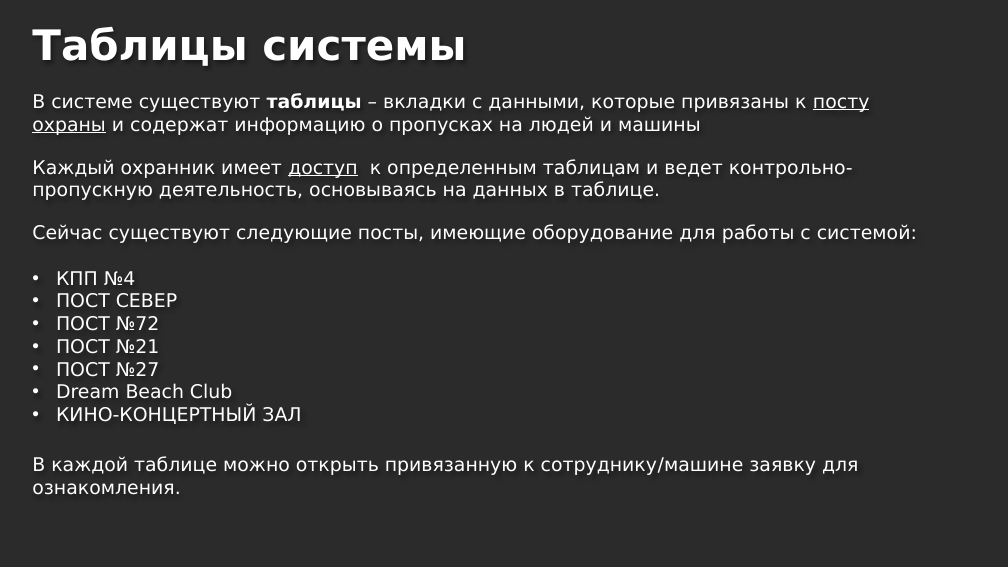
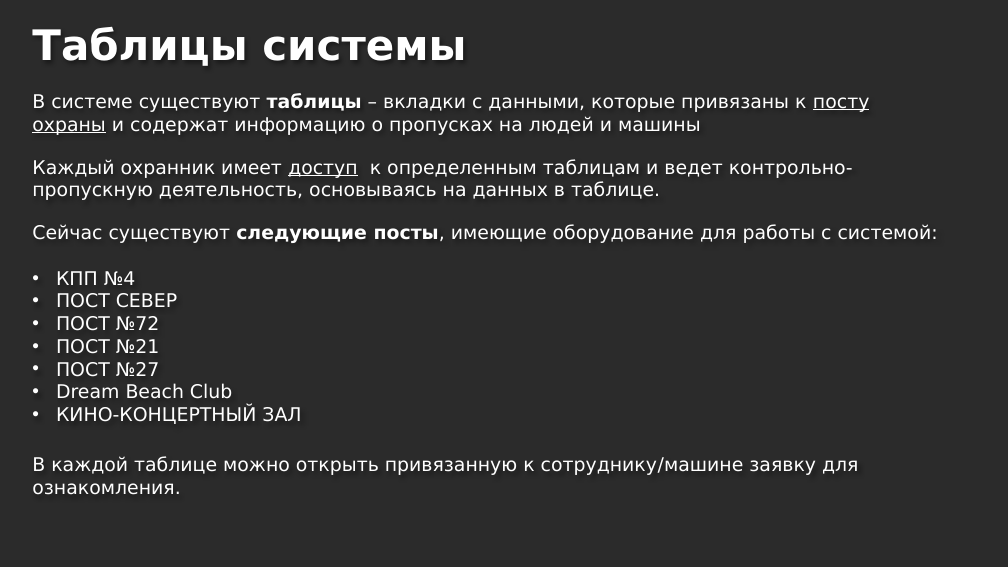
Before and after one commit to buropropuskov/systemburo, a slide deck: slide 13 of Презентация Бюро.pptx (slide 12 before the commit). Drawn at 1008x567 pixels with LibreOffice and Linux fonts; fonts in the diff are those of the drawing; background and template pictures are left out; a plain dark background stands for a picture behind light text. Boxes give left, top, right and bottom in pixels: in the first picture for what was removed or moved away, otherwise in the second. Text is boxed around its words. In the diff, an @@ line names an element or a change of style, - is before the commit and + after.

```diff
--- a/Презентация Бюро.pptx
+++ b/Презентация Бюро.pptx
@@ text at box(32, 224, 938, 243): bold on in "следующие посты," @@
```
Also in this commit, not shown: 4 other slides changed, 5 slides added.
